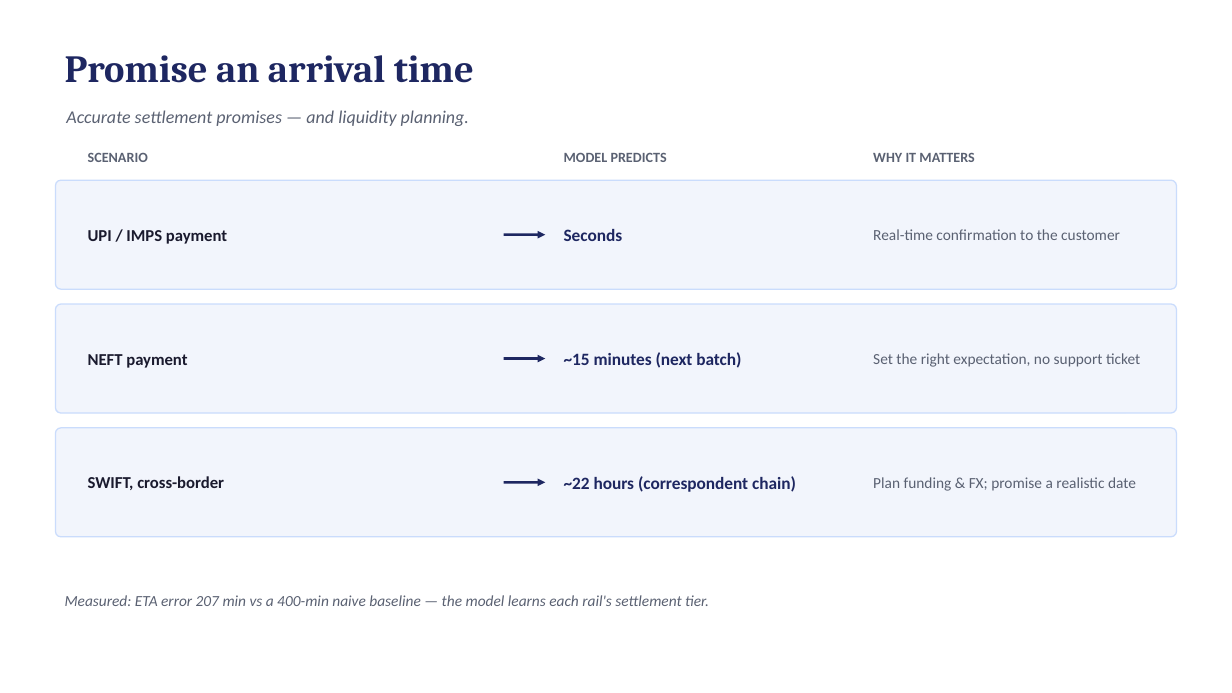
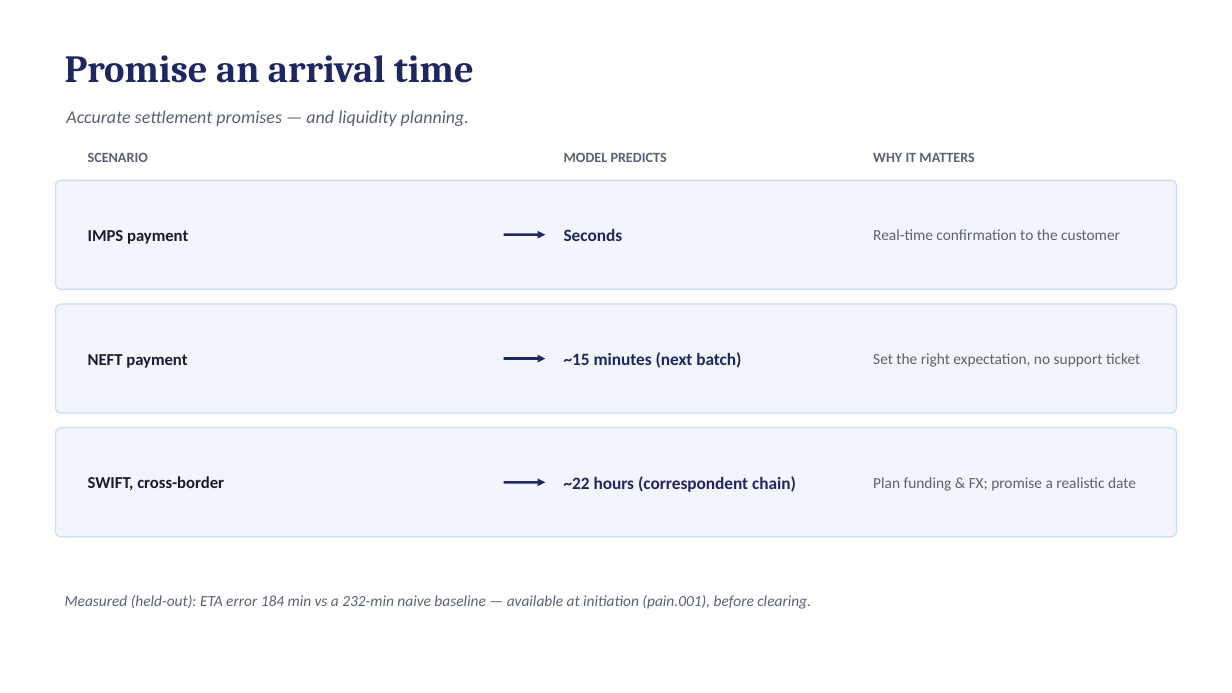
Before and after one commit to Bratz/txn-repr-poc, a slide deck: slide 5 of docs/txn_repr_evidence.pptx. Drawn at 1232x693 pixels with LibreOffice and Linux fonts; fonts in the diff are those of the drawing. Boxes give left, top, right and bottom in pixels: in the first picture for what was removed or moved away, otherwise in the second. Text is boxed around its words. In the diff, an @@ line names an element or a change of style, - is before the commit and + after.

```diff
--- a/docs/txn_repr_evidence.pptx
+++ b/docs/txn_repr_evidence.pptx
@@ text at box(88, 230, 188, 244): text changed @@
-UPI / IMPS payment
+IMPS payment
@@ text at box(65, 595, 811, 609): text changed @@
-Measured: ETA error 207 min vs a 400-min naive baseline — the model learns each rail's settlement tier.
+Measured (held-out): ETA error 184 min vs a 232-min naive baseline — available at initiation (pain.001), before clearing.
```
Also in this commit, not shown: 8 other slides changed, 2 other files.
